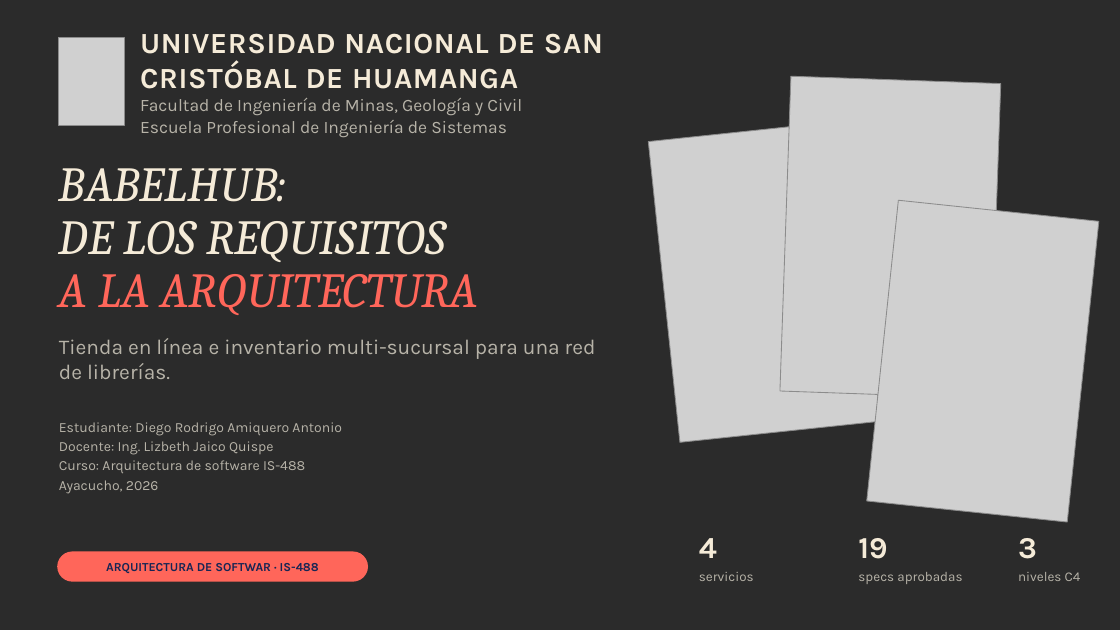
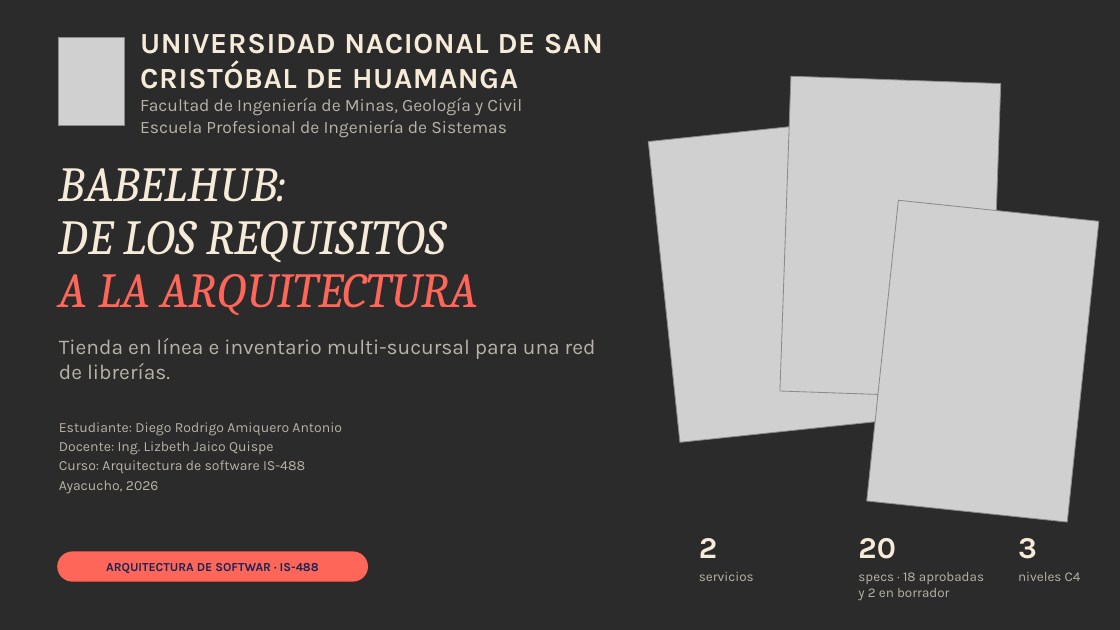
Before and after one commit to P35C4D0R4B1050/BabelHub, a slide deck: slide 1 of docs/BabelHub_Exposicion.pptx. Drawn at 1120x630 pixels with LibreOffice and Linux fonts; fonts in the diff are those of the drawing; grey boxes stand for pictures; background and template pictures are left out; a plain dark background stands for a picture behind light text. Boxes give left, top, right and bottom in pixels: in the first picture for what was removed or moved away, otherwise in the second. Text is boxed around its words. In the diff, an @@ line names an element or a change of style, - is before the commit and + after.

```diff
--- a/docs/BabelHub_Exposicion.pptx
+++ b/docs/BabelHub_Exposicion.pptx
@@ text at box(699, 538, 717, 558): text changed @@
-4
+2
@@ text at box(858, 538, 896, 559): text changed @@
-19
+20
@@ text at box(858, 572, 984, 600): text changed @@
-specs aprobadas
+specs · 18 aprobadas
+y 2 en borrador
```
Also in this commit, not shown: 10 other slides changed, 30 other files.
